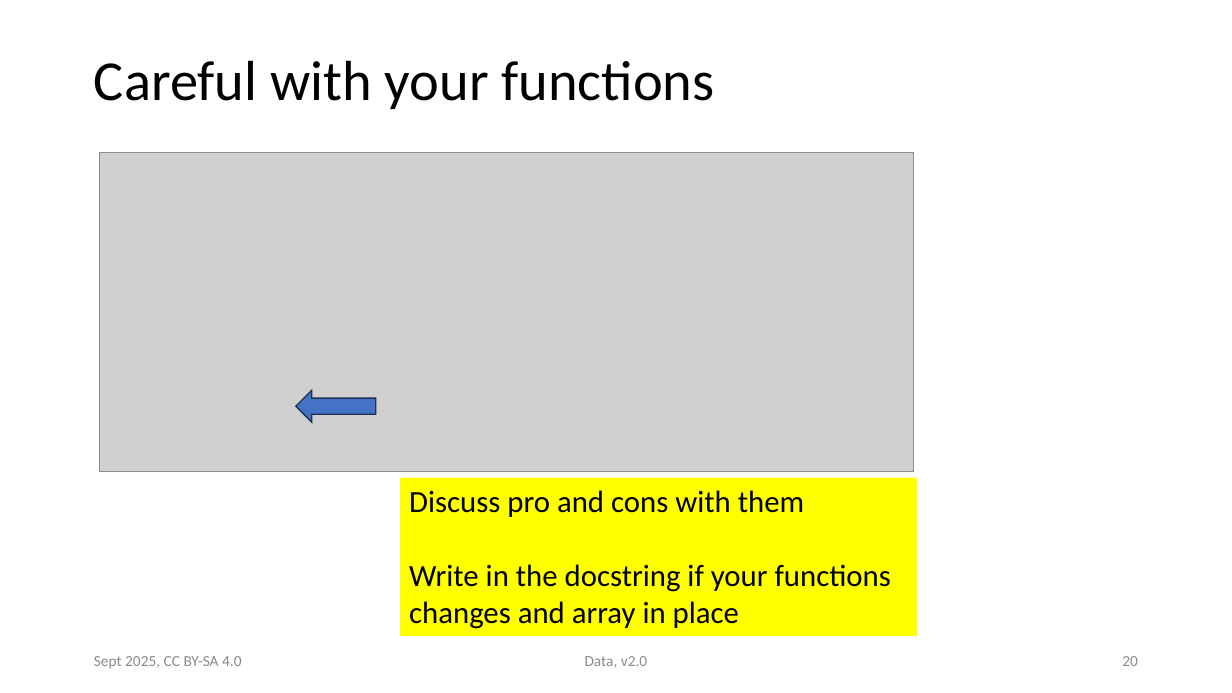
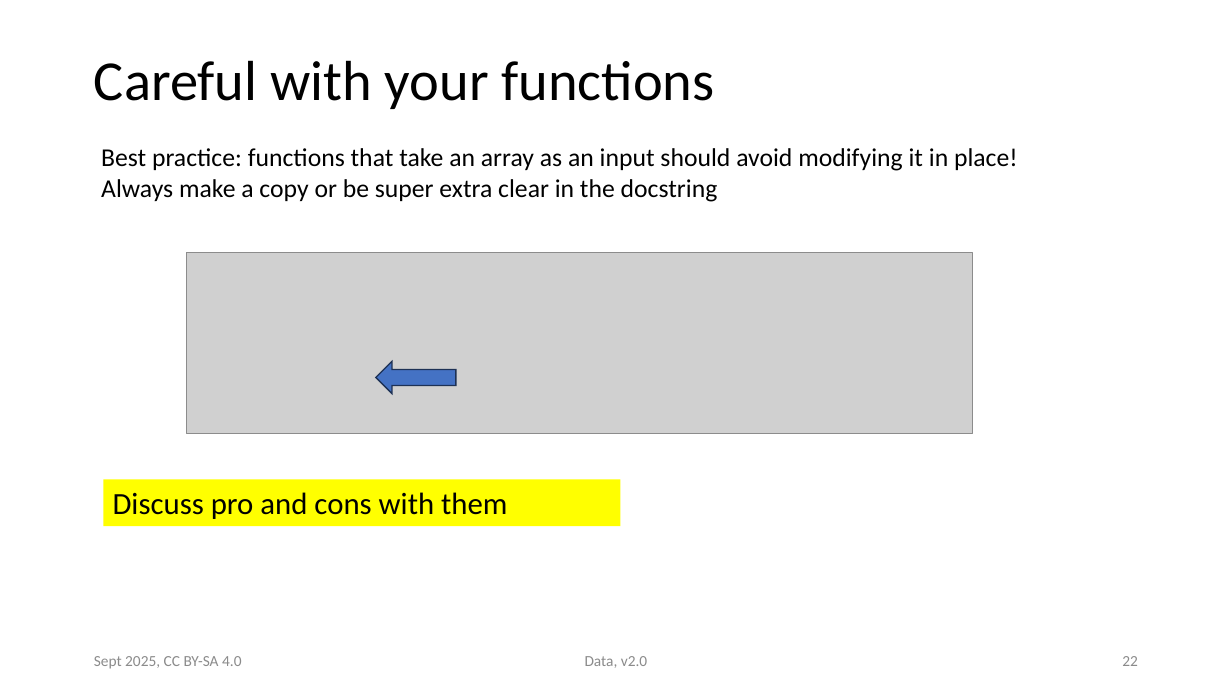
Before and after one commit to victoris93/data_class, a slide deck: slide 22 of numpy.pptx (slide 20 before the commit). Drawn at 1232x693 pixels with LibreOffice and Linux fonts; fonts in the diff are those of the drawing; grey boxes stand for pictures. Boxes give left, top, right and bottom in pixels: in the first picture for what was removed or moved away, otherwise in the second. Text is boxed around its words. In the diff, an @@ line names an element or a change of style, - is before the commit and + after.

```diff
--- a/numpy.pptx
+++ b/numpy.pptx
@@ text added at (x1=101, y1=148, x2=1018, y2=202), 20 pt, text #000000 @@
+Best practice: functions that take an array as an input should avoid modifying it in place!
+Always make a copy or be super extra clear in the docstring
@@ picture removed at (x1=100, y1=152, x2=914, y2=471) @@
@@ picture added at (x1=187, y1=252, x2=972, y2=433) @@
@@ left arrow moved from (x1=296, y1=390, x2=376, y2=422) to (x1=376, y1=361, x2=457, y2=394) @@
@@ rectangle "Discuss pro and cons with ..." resized from (x1=400, y1=478, x2=917, y2=637) to (x1=104, y1=480, x2=620, y2=526) @@
@@ text in rectangle at (x1=409, y1=564, x2=891, y2=629): paragraph removed @@
-Write in the docstring if your functions changes and array in place
@@ page number at (x1=1122, y1=656, x2=1138, y2=666): text changed @@
-20
+22
```
Also in this commit, not shown: 6 other slides changed, 2 slides added, 2 other files.
